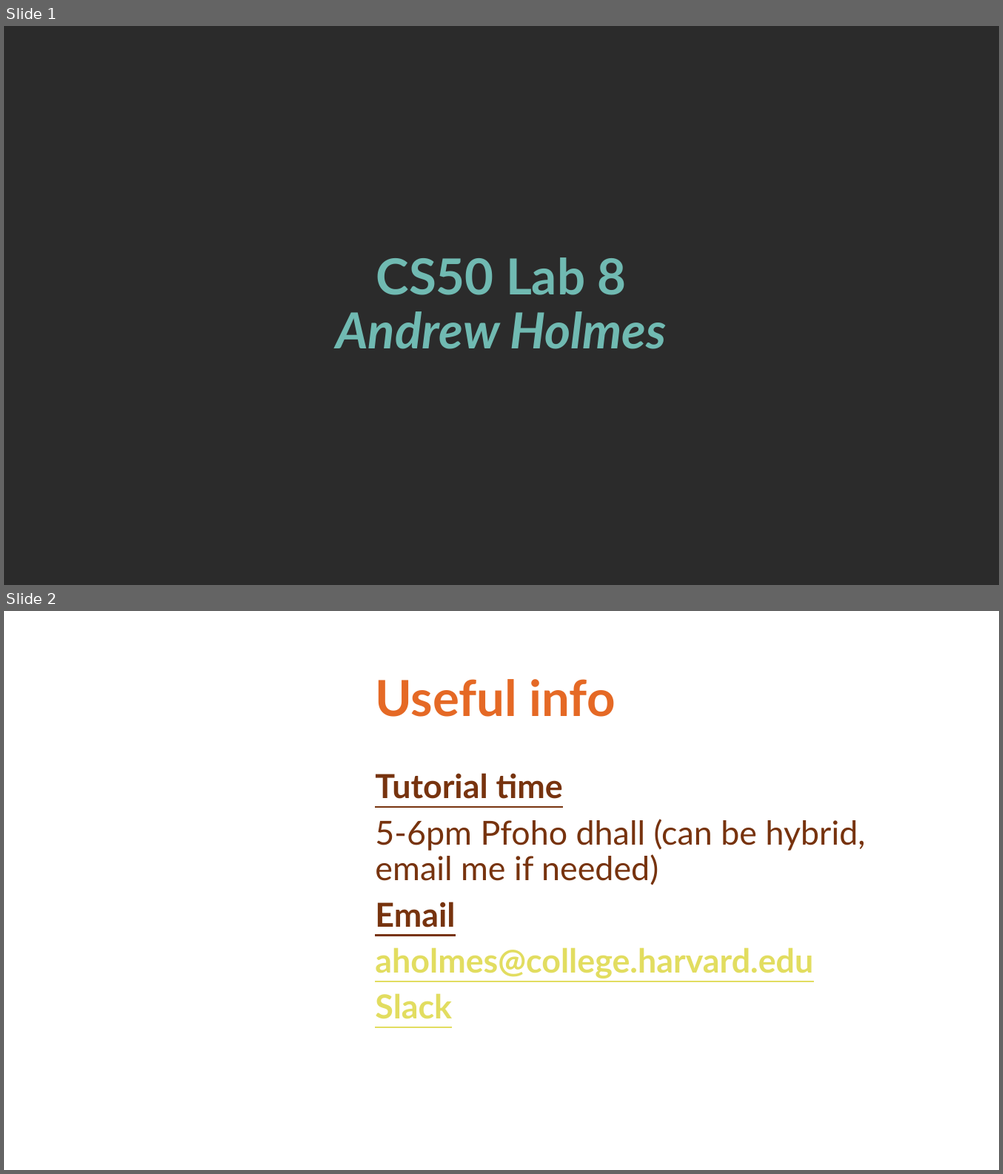
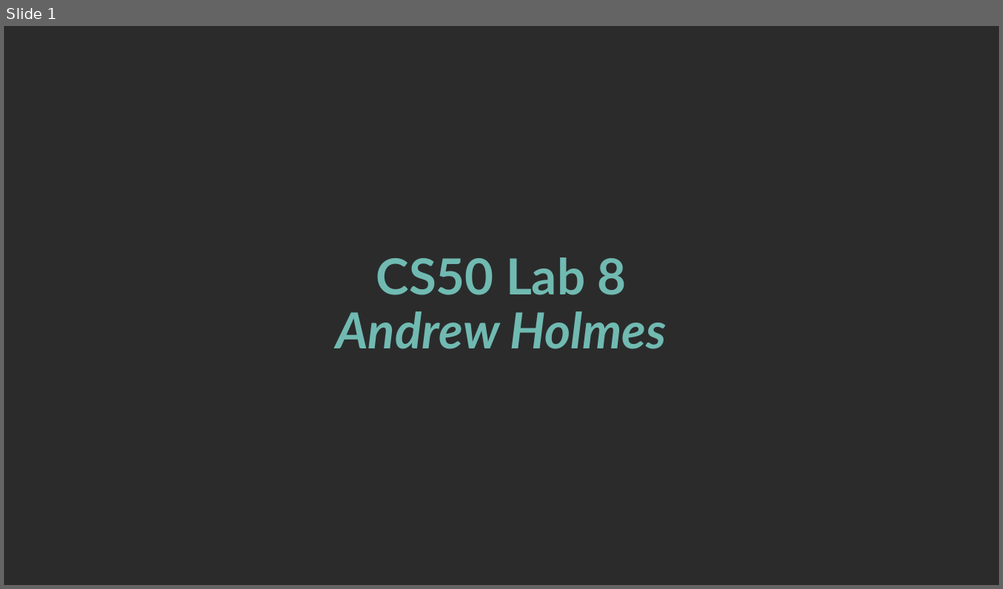
Before and after one commit to ACHolmes/CS50TF-2022F, a slide deck: lab8/CS50 Lab 8.pptx. Shown one above the other, each under a label of ours: slides 1 and 2 before the commit, slide 1 after it. The pictures are 1003x1174 and 1003x589 pixels, drawn with LibreOffice and Linux fonts; fonts in the diff are those of the drawing; background and template pictures are left out; a plain dark background stands for a picture behind light text. Boxes give left, top, right and bottom in pixels: in the first picture for what was removed or moved away, otherwise in the second. Text is boxed around its words. In the diff, an @@ line names an element or a change of style, - is before the commit and + after.

```diff
--- a/lab8/CS50 Lab 8.pptx
+++ b/lab8/CS50 Lab 8.pptx
@@ slide 2 removed at (x1=4, y1=611, x2=999, y2=1170), background #FFFFFF @@
@@ title removed at (x1=375, y1=679, x2=615, y2=717) @@
-Useful info
@@ text removed at (x1=375, y1=773, x2=865, y2=1019) @@
-Tutorial time
-5-6pm Pfoho dhall (can be hybrid, email me if needed)
-Email
-aholmes@college.harvard.edu
-Slack
```
Also in this commit, not shown: 6 slides changed, 12 slides added, 3 other slides removed, 6 other files.
